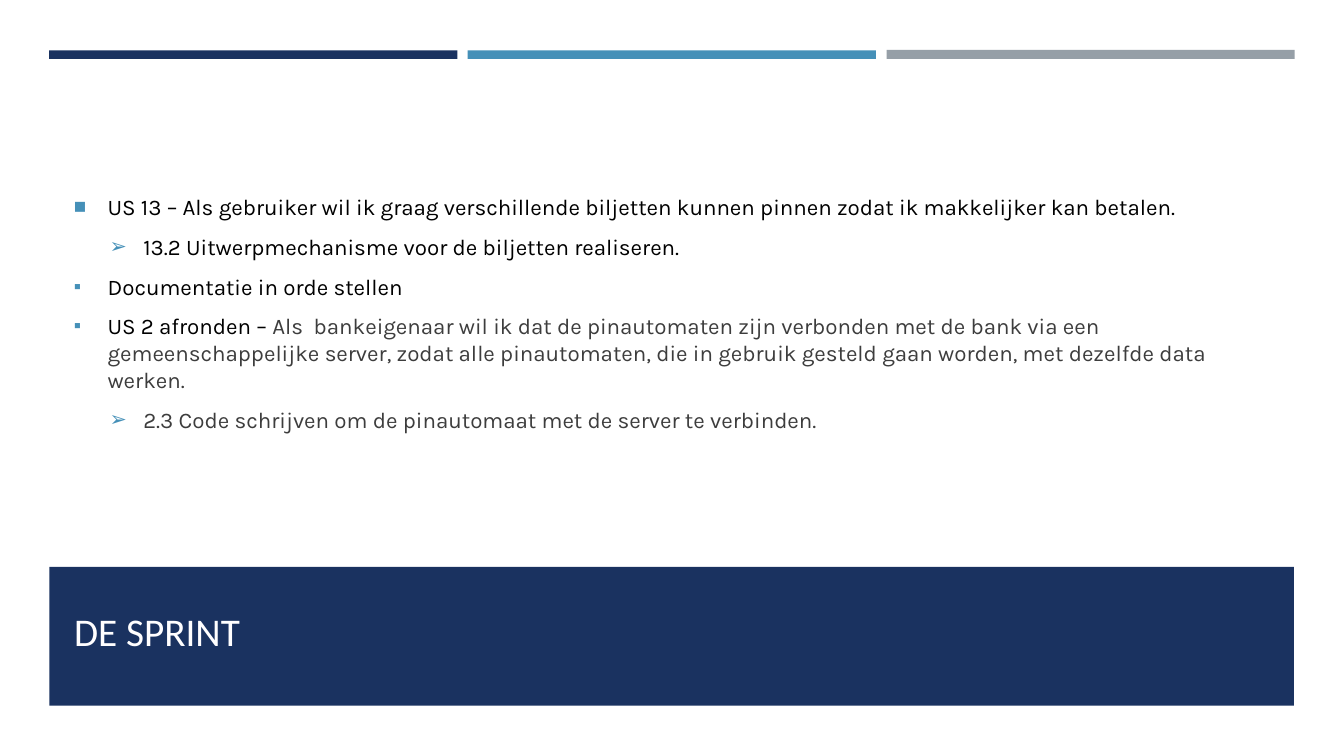
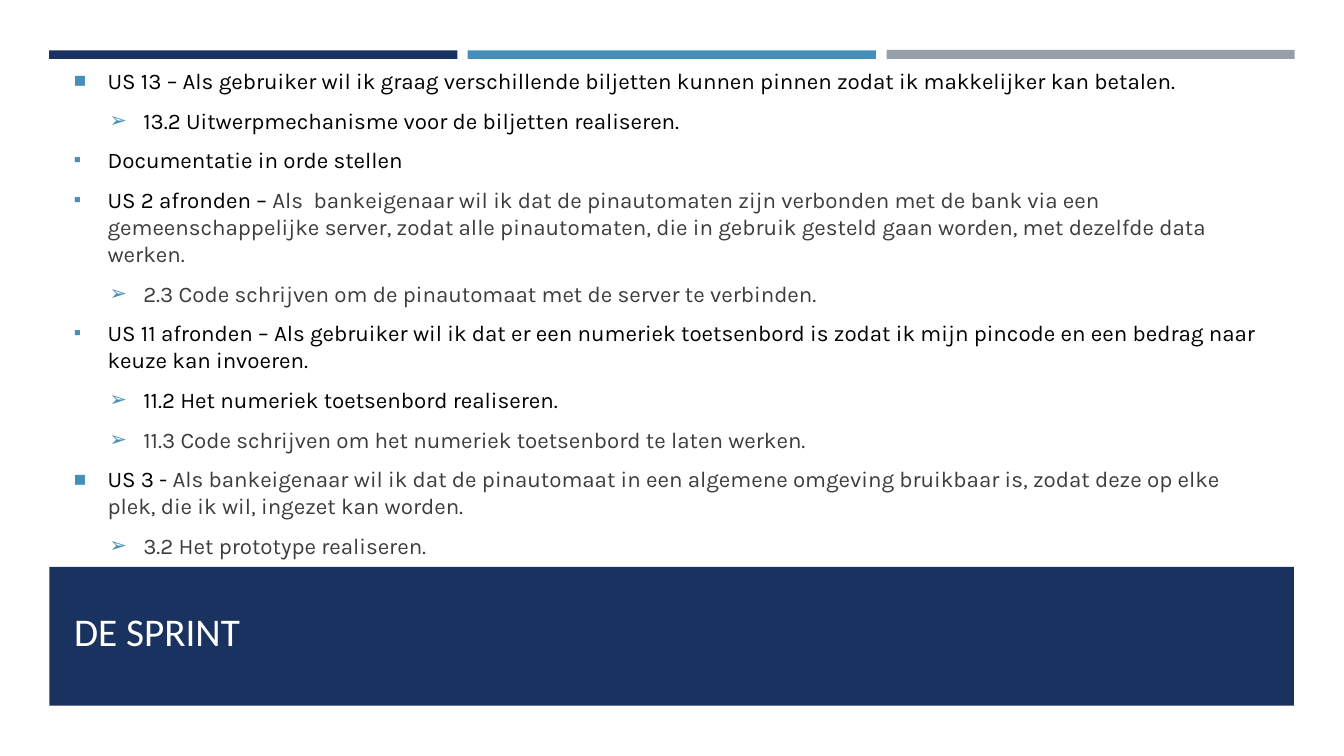
Before and after one commit to BruddaCode/Project-3-4-Bank, a slide deck: slide 2 of documentatie/po presentaties/PO meet 5.pptx. Drawn at 1344x756 pixels with LibreOffice and Linux fonts; fonts in the diff are those of the drawing. Boxes give left, top, right and bottom in pixels: in the first picture for what was removed or moved away, otherwise in the second. Text is boxed around its words. In the diff, an @@ line names an element or a change of style, - is before the commit and + after.

```diff
--- a/documentatie/po presentaties/PO meet 5.pptx
+++ b/documentatie/po presentaties/PO meet 5.pptx
@@ text at [108, 325, 1255, 560]: paragraphs added @@
+▪ US 11 afronden – Als gebruiker wil ik dat er een numeriek toetsenbord is zodat ik mijn pincode en een bedrag naar keuze kan invoeren.
+  ➢ 11.2 Het numeriek toetsenbord realiseren.
+  ➢ 11.3 Code schrijven om het numeriek toetsenbord te laten werken.
+■ US 3 - Als bankeigenaar wil ik dat de pinautomaat in een algemene omgeving bruikbaar is, zodat deze op elke plek, die ik wil, ingezet kan worden.
+  ➢ 3.2 Het prototype realiseren.
```
Also in this commit, not shown: 4 other slides changed, 2 slides added.
